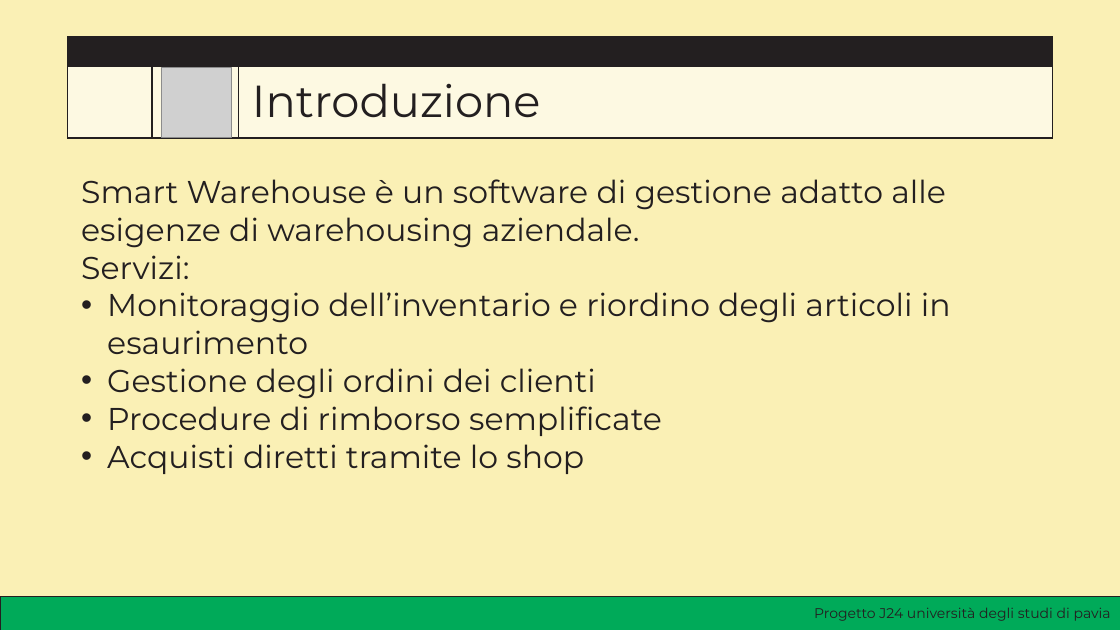
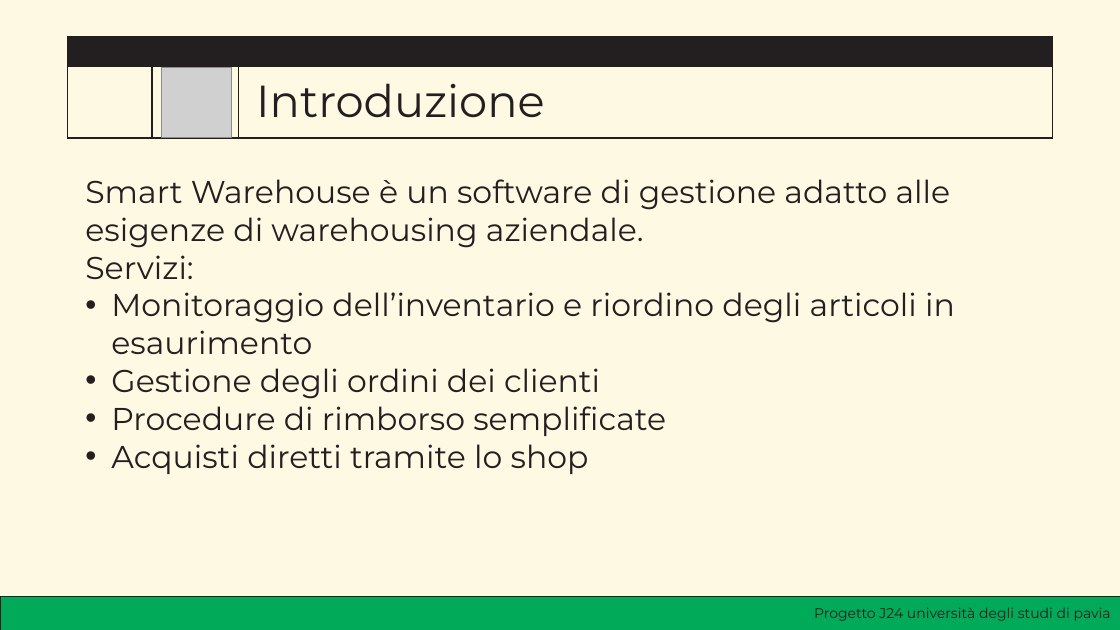
Before and after one commit to IngSW-unipv/Progetto-J24, a slide deck: slide 3 of doc/Presentation.pptx. Drawn at 1120x630 pixels with LibreOffice and Linux fonts; fonts in the diff are those of the drawing; grey boxes stand for pictures; background and template pictures are left out. Boxes give left, top, right and bottom in pixels: in the first picture for what was removed or moved away, otherwise in the second. Text is boxed around its words. In the diff, an @@ line names an element or a change of style, - is before the commit and + after.

```diff
--- a/doc/Presentation.pptx
+++ b/doc/Presentation.pptx
@@ background #FAF0B5 to #FDF9E2 @@
@@ title "Introduzione": place and size @@
-title "Introduzione" at (252,83,541,118)
+title "Introduzione" at (256,83,545,118)
@@ text "Smart Warehouse è un software ...": place and size @@
-text "Smart Warehouse è un software ..." at (81,179,951,474)
+text "Smart Warehouse è un software ..." at (85,179,955,474)
```
Also in this commit, not shown: 10 other slides changed, 5 slides added, 1 slide removed.
